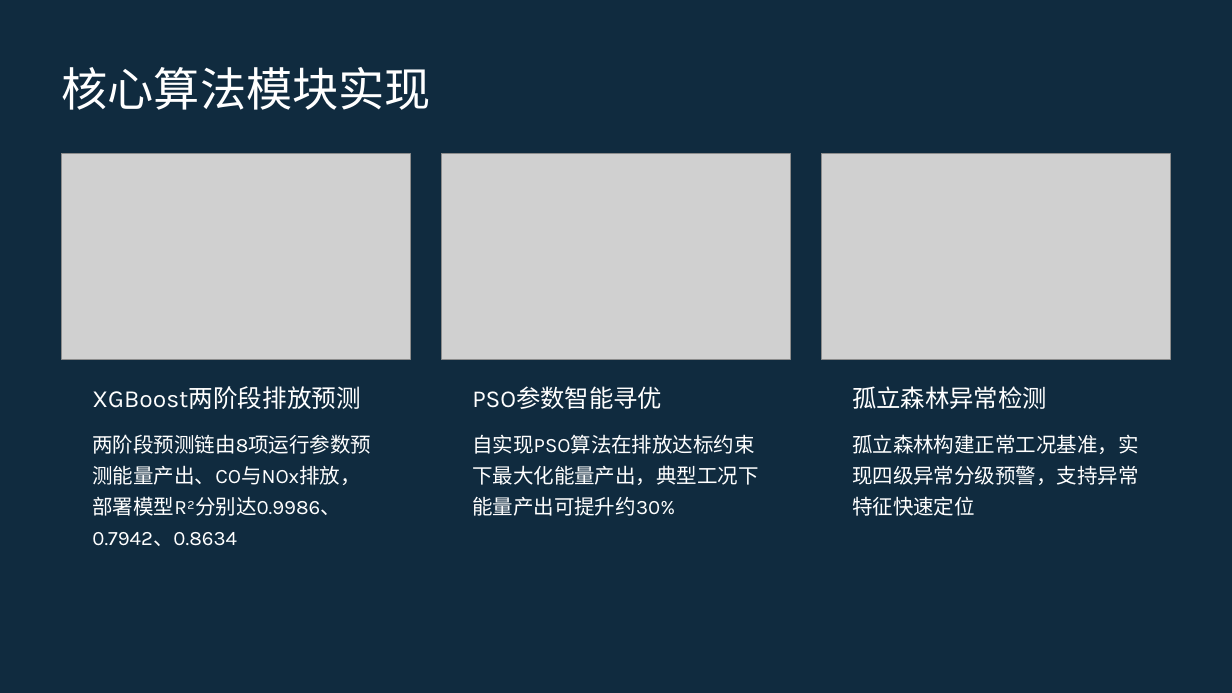
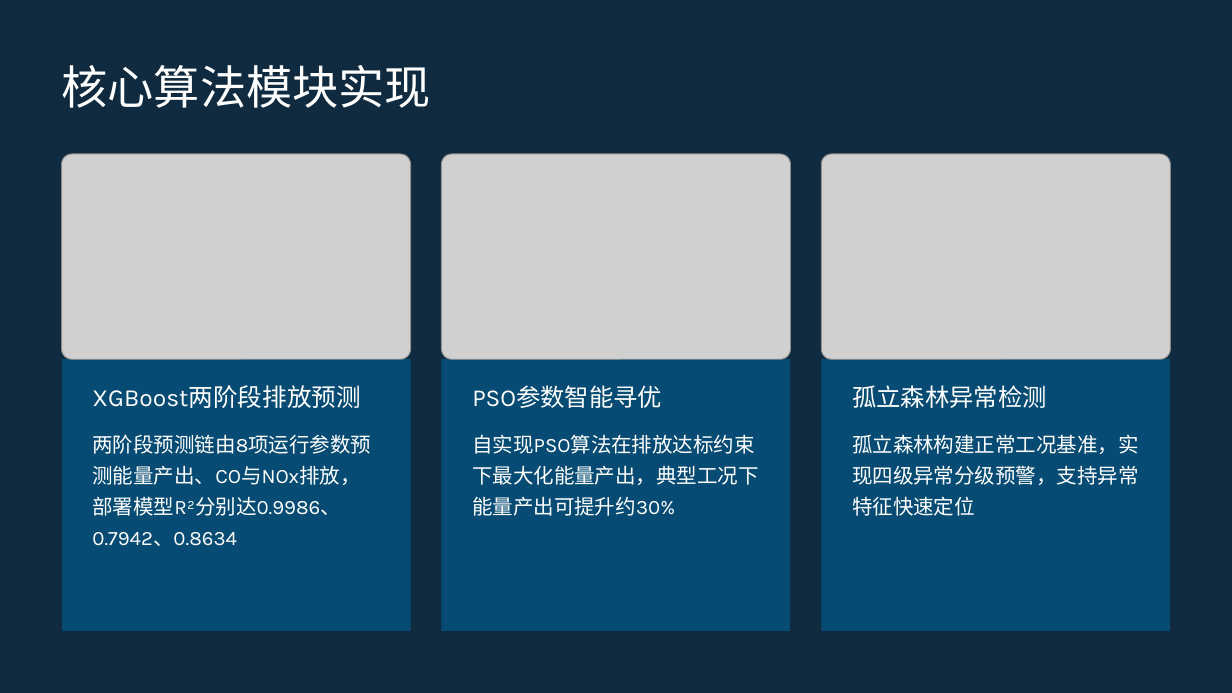
Before and after one commit to chunzhenmian/nmc14, a slide deck: slide 11 of 工业燃气轮机排放预测优化课程设计汇报.pptx. Drawn at 1232x693 pixels with LibreOffice and Linux fonts; fonts in the diff are those of the drawing; grey boxes stand for pictures; background and template pictures are left out. Boxes give left, top, right and bottom in pixels: in the first picture for what was removed or moved away, otherwise in the second. Text is boxed around its words. In the diff, an @@ line names an element or a change of style, - is before the commit and + after.

```diff
--- a/工业燃气轮机排放预测优化课程设计汇报.pptx
+++ b/工业燃气轮机排放预测优化课程设计汇报.pptx
@@ rectangle removed at bbox=[0, 0, 1232, 693] @@
@@ rounded rectangle added at bbox=[0, 0, 1232, 693], fill #102B3F at 94% opacity @@
@@ rectangle added at bbox=[62, 360, 411, 631], fill #064B73 @@
@@ rectangle added at bbox=[442, 360, 791, 631], fill #064B73 @@
@@ rectangle added at bbox=[822, 360, 1171, 631], fill #064B73 @@
@@ line spacing 1.11 to 1.08 in 4 elements at bbox=[62, 65, 432, 108], bbox=[92, 385, 361, 408], bbox=[472, 385, 662, 408], bbox=[852, 385, 1047, 408] @@
```
Also in this commit, not shown: 19 other slides changed, 3 other files.
